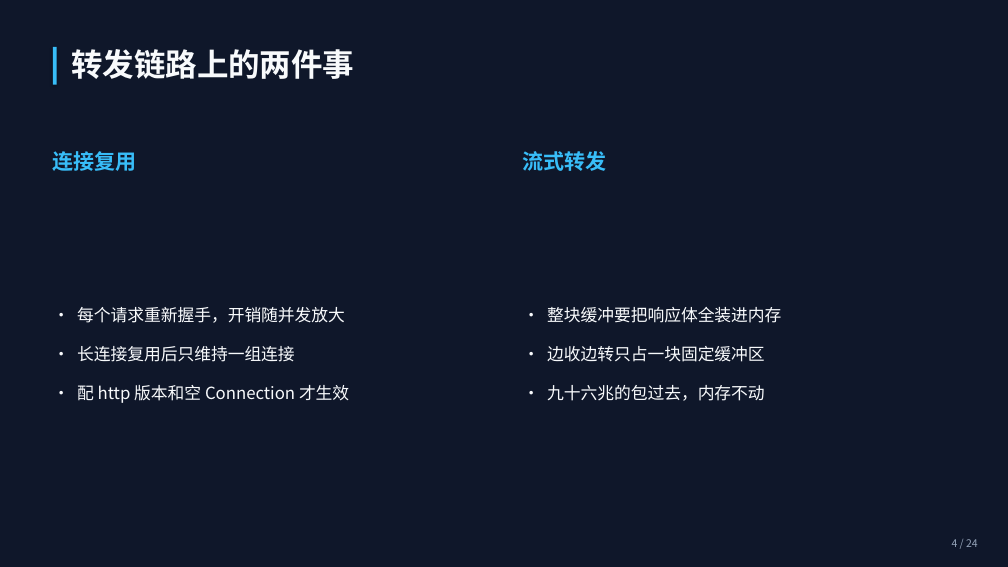
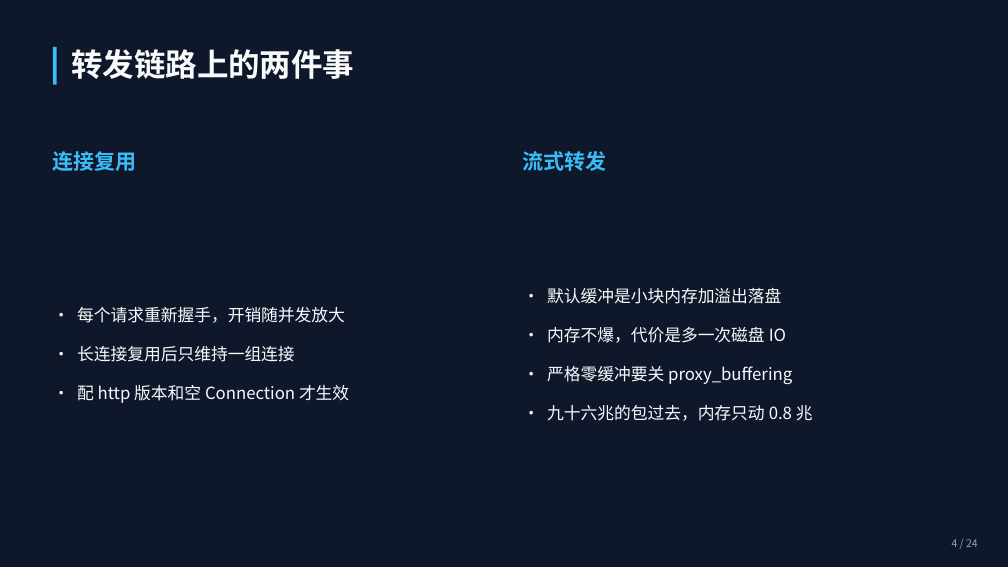
Before and after one commit to VesselPaper/symbiont, a slide deck: slide 4 of share/技术分享-应用代理与负载均衡.pptx. Drawn at 1008x567 pixels with LibreOffice and Linux fonts; fonts in the diff are those of the drawing. Boxes give left, top, right and bottom in pixels: in the first picture for what was removed or moved away, otherwise in the second. Text is boxed around its words. In the diff, an @@ line names an element or a change of style, - is before the commit and + after.

Commit message:
docs(share): 新增技术讲解底稿，并订正缓冲口径
原稿写'整块缓冲会把内存顶满'不准确：nginx 默认 proxy_buffering on，是小块内存加溢出落临时文件，静态走 sendfile。改成准确说法，PPT 同步。

```diff
--- a/share/技术分享-应用代理与负载均衡.pptx
+++ b/share/技术分享-应用代理与负载均衡.pptx
@@ text at (x1=547, y1=288, x2=813, y2=421): text changed @@
-· 整块缓冲要把响应体全装进内存
-· 边收边转只占一块固定缓冲区
-· 九十六兆的包过去，内存不动
+· 默认缓冲是小块内存加溢出落盘
+· 内存不爆，代价是多一次磁盘 IO
+· 严格零缓冲要关 proxy_buffering
+· 九十六兆的包过去，内存只动 0.8 兆
```
Also in this commit, not shown: 1 other slide changed, 2 other files.
